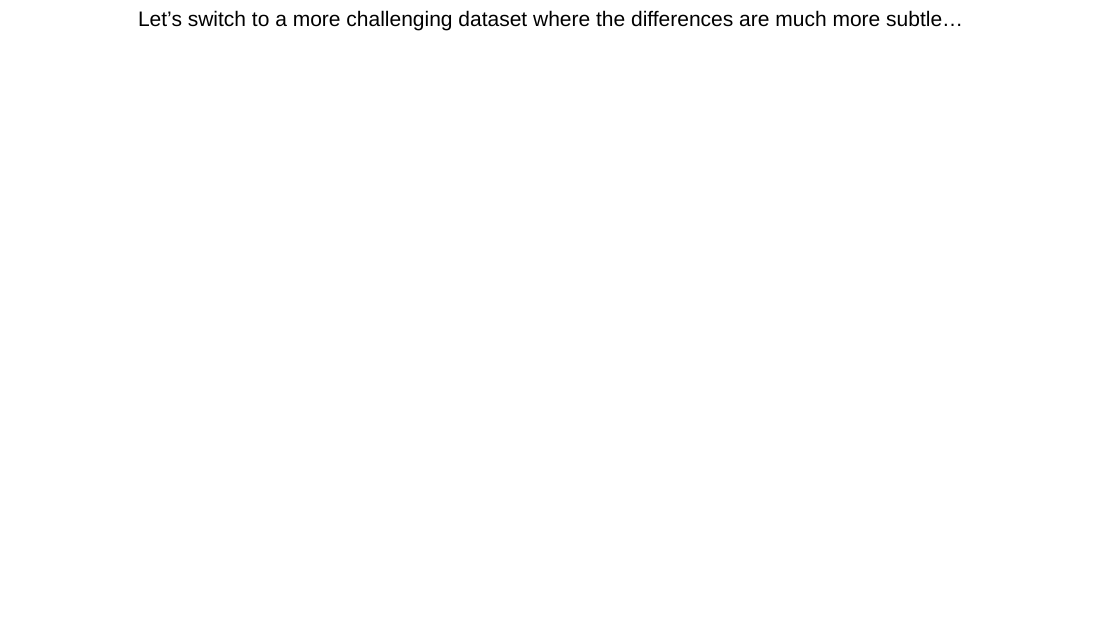
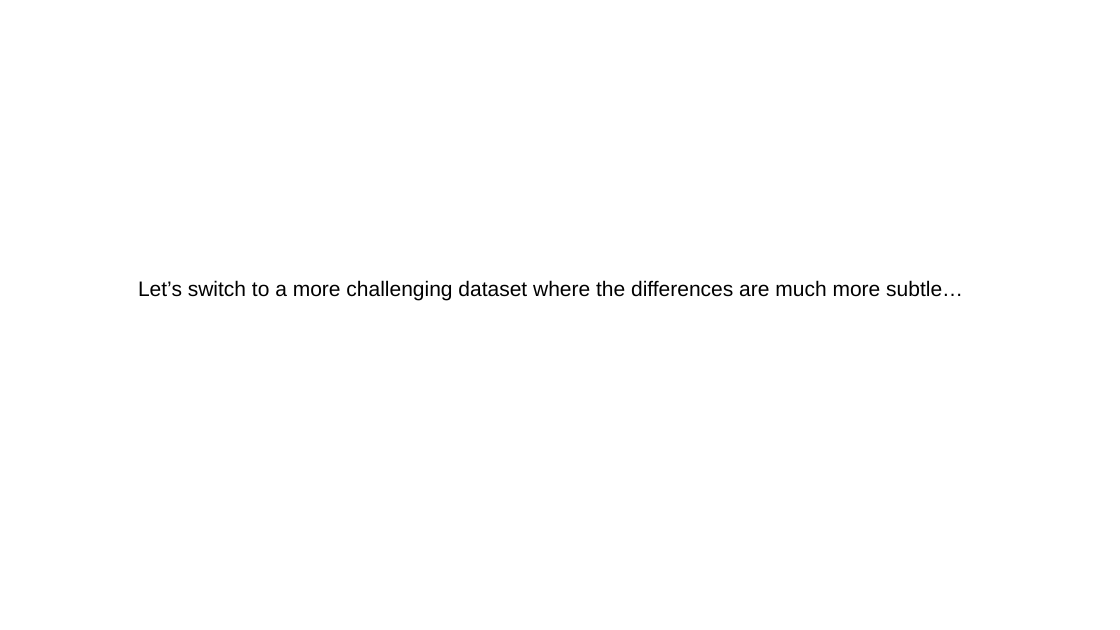
Before and after one commit to afodor/afodor.github.io, a slide deck: slide 43 of classes/ChapelHill2016/ChapelHillWorkshop_Fodor.pptx. Drawn at 1120x630 pixels with LibreOffice and Linux fonts; fonts in the diff are those of the drawing. Boxes give left, top, right and bottom in pixels: in the first picture for what was removed or moved away, otherwise in the second. Text is boxed around its words. In the diff, an @@ line names an element or a change of style, - is before the commit and + after.

Commit message:
start on next dataset...

```diff
--- a/classes/ChapelHill2016/ChapelHillWorkshop_Fodor.pptx
+++ b/classes/ChapelHill2016/ChapelHillWorkshop_Fodor.pptx
@@ text "Let’s switch to a more ...": place and size @@
-text "Let’s switch to a more ..." at [138, 10, 963, 30]
+text "Let’s switch to a more ..." at [138, 280, 963, 301]
```
Also in this commit, not shown: 3 slides added.
